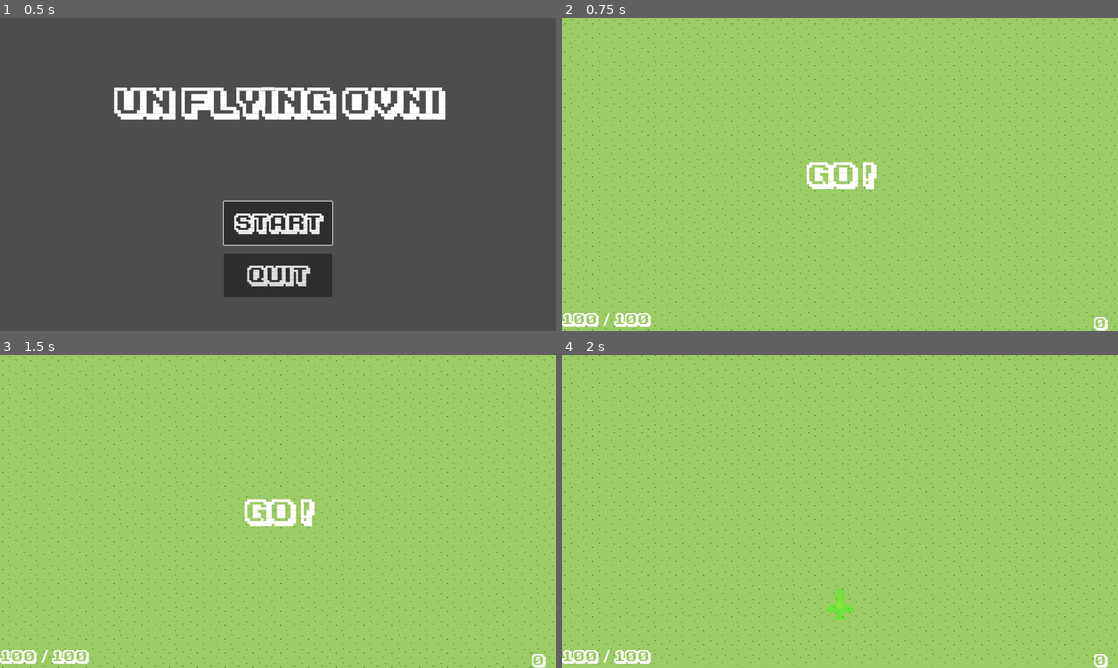
Above: before the commit, frames 1-4 (two rows, left to right).
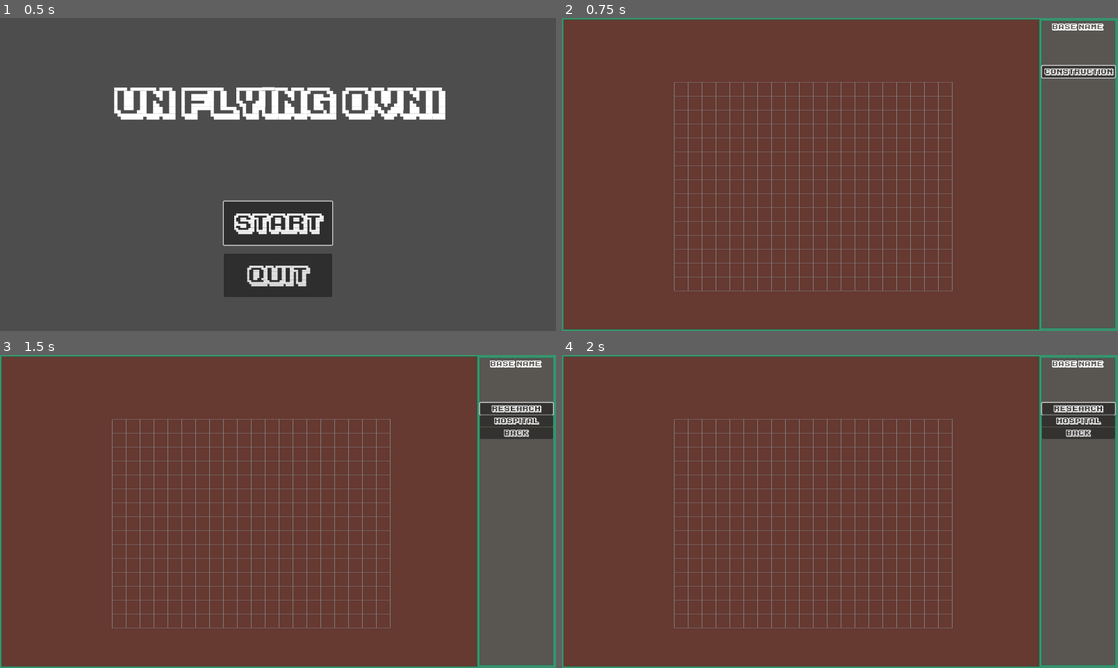
Above: after the commit, the same moments.

Repository: mmyumu/OVNI-godot
Game: Godot game, scene res://menu.tscn
Two runs of this game, one before a commit and one after it. Both use one fixed random seed, a clock stepped at 60 frames per second and the inputs below.
Inputs (mouse positions are in pixels of both pictures, inside the frame that each line leads up to):
- Up to frame 1 (0.5 s): no input
- Up to frame 2 (0.75 s): click "Start" at 0.5 s
- Up to frame 3 (1.5 s): click (517, 408) at 1.25 s, where only the run after the commit has a clickable "Construction"
- Up to frame 4 (2 s): no input

Frame 1 is identical in both runs. In frame 2, 100% of the frame differs, in the area x 0-100%, y 0-100%; in frame 3, 100%; in frame 4, 100%.

Commit message:
Collision with walls on base layout

Diff:
--- a/base/base.gd
+++ /dev/null
@@ -1,114 +0,0 @@
-@tool
-extends Node2D
-
-@export var width: int = 1088:
-	set(value):
-		width = value
-		queue_redraw()
-
-@export var height: int = 704:
-	set(value):
-		height = value
-		queue_redraw()
-
-@export var grid_step: int = 32:
-	set(value):
-		grid_step = value
-		queue_redraw()
-
-@export var color: Color = Color.WEB_GRAY:
-	set(value):
-		color = value
-		queue_redraw()
-
-@export var thickness: float = 1.0:
-	set(value):
-		thickness = value
-		queue_redraw()
-
-@export var placing_input_timeout: float = 0.1
-
-var base_layout
-var deadzone: float = 0.5
-var is_placing: bool = false
-var can_use_placing_input: bool = true
-var construction: Construction
-
-signal placing_over()
-
-
-func _ready():
-	base_layout = create_map(20, 15)
-	$PlacingInputTimer.wait_time = placing_input_timeout
-
-func _draw():
-	draw_grid()
-
-func _process(delta):
-	if is_placing and can_use_placing_input:
-		_placing_input()
-
-func _placing_input():
-	var v_x = Input.get_axis("move_left", "move_right")
-	var v_y = Input.get_axis("move_up", "move_down")
-
-	if abs(v_x) or abs(v_y) > deadzone:
-		if abs(v_x) > abs(v_y):
-			if v_x > 0:
-				construction.move_right(width, height, grid_step)
-				lock_placing_input()
-			elif v_x < 0:
-				construction.move_left(width, height, grid_step)
-				lock_placing_input()
-		elif abs(v_y) > abs(v_x):
-			if v_y > 0:
-				construction.move_down(width, height, grid_step)
-				lock_placing_input()
-			elif v_y < 0:
-				construction.move_up(width, height, grid_step)
-				lock_placing_input()
-
-func _input(event):
-	if is_placing:
-		if event.is_action_pressed("validate_placing"):
-			construction.validate_placing(grid_step)
-		elif event.is_action_pressed("cancel_placing"):
-			construction.cancel_placing()
-			is_placing = false
-			placing_over.emit()
-
-func draw_grid():
-	draw_horizontal_lines()
-	draw_vertical_lines()
-
-func draw_horizontal_lines():
-#	pass
-	for y in range(0, height + 1, grid_step):
-		draw_line(Vector2(0, y), Vector2(width, y), color, thickness)
-
-func draw_vertical_lines():
-#	pass
-	for x in range(0, width + 1, grid_step):
-		draw_line(Vector2(x, 0), Vector2(x, height), color, thickness)
-
-func set_placing(construction_to_place: Construction):
-	construction = construction_to_place
-	is_placing = true
-	add_child(construction_to_place)
-
-func lock_placing_input():
-	can_use_placing_input = false
-	$PlacingInputTimer.start()
-
-func _on_input_timer_timeout():
-	can_use_placing_input = true
-
-func create_map(w, h):
-	var map = []
-
-	for x in range(w):
-		var col = []
-		col.resize(h)
-		map.append(col)
-
-	return map
--- a/base/base.tscn
+++ /dev/null
@@ -1,11 +0,0 @@
-[gd_scene load_steps=2 format=3 uid="uid://c3dwtc8rg6rw7"]
-
-[ext_resource type="Script" path="res://base/base.gd" id="1_sx10j"]
-
-[node name="Base" type="Node2D"]
-script = ExtResource("1_sx10j")
-
-[node name="PlacingInputTimer" type="Timer" parent="."]
-wait_time = 0.1
-
-[connection signal="timeout" from="PlacingInputTimer" to="." method="_on_input_timer_timeout"]
--- /dev/null
+++ b/base/base_grid.gd
@@ -0,0 +1,51 @@
+@tool
+extends Node2D
+
+@export var width: int = 20:
+	set(value):
+		width = value
+		queue_redraw()
+
+@export var height: int = 15:
+	set(value):
+		height = value
+		queue_redraw()
+
+@export var grid_step: int = 32:
+	set(value):
+		grid_step = value
+		queue_redraw()
+
+@export var color: Color = Color.WEB_GRAY:
+	set(value):
+		color = value
+		queue_redraw()
+
+@export var thickness: float = 1.0:
+	set(value):
+		thickness = value
+		queue_redraw()
+
+func _draw():
+	draw_grid()
+
+func draw_grid():
+	draw_horizontal_lines()
+	draw_vertical_lines()
+
+func draw_horizontal_lines():
+	for y in range(height + 1):
+		draw_line(Vector2(0, y * grid_step), Vector2(get_width(), y * grid_step), color, thickness)
+
+func draw_vertical_lines():
+	for x in range(width + 1):
+		draw_line(Vector2(x * grid_step, 0), Vector2(x * grid_step, get_height()), color, thickness)
+
+func get_width():
+	return width * grid_step
+
+func get_height():
+	return height * grid_step
+
+func set_placing(construction_to_place: Construction):
+	add_child(construction_to_place)
--- /dev/null
+++ b/base/base_grid.tscn
@@ -0,0 +1,6 @@
+[gd_scene load_steps=2 format=3 uid="uid://bkkdwm35hv0vv"]
+
+[ext_resource type="Script" path="res://base/base_grid.gd" id="1_tm5sp"]
+
+[node name="BaseGrid" type="Node2D"]
+script = ExtResource("1_tm5sp")
--- /dev/null
+++ b/base/base_layout.gd
@@ -0,0 +1,126 @@
+@tool
+extends Sprite2D
+
+@export var placing_input_timeout: float = 0.1
+
+var base_layout
+var deadzone: float = 0.5
+var is_placing: bool = false
+var can_use_placing_input: bool = true
+var construction: Construction
+var width
+var height
+var grid_step
+var wall_size
+
+signal placing_over()
+
+
+func _ready():
+	width = $BaseGrid.width
+	height = $BaseGrid.height
+	grid_step = $BaseGrid.grid_step
+	wall_size = grid_step
+
+	base_layout = create_map(20, 15)
+	create_walls()
+	$PlacingInputTimer.wait_time = placing_input_timeout
+
+	$Walls.position.x = (texture.get_width() - $BaseGrid.get_width()) / 2 - position.x
+	$Walls.position.y = (texture.get_height() - $BaseGrid.get_height()) / 2 - position.y
+
+	$BaseGrid.position.x = (texture.get_width() - $BaseGrid.get_width()) / 2 - position.x + wall_size
+	$BaseGrid.position.y = (texture.get_height() - $BaseGrid.get_height()) / 2 - position.y + wall_size
+
+func _process(delta):
+	if is_placing and can_use_placing_input:
+		_placing_input()
+
+func _input(event):
+	if is_placing:
+		if event.is_action_pressed("validate_placing"):
+			construction.validate_placing()
+		elif event.is_action_pressed("cancel_placing"):
+			construction.cancel_placing()
+			is_placing = false
+			placing_over.emit()
+
+func _placing_input():
+	var v_x = Input.get_axis("move_left", "move_right")
+	var v_y = Input.get_axis("move_up", "move_down")
+
+	if abs(v_x) or abs(v_y) > deadzone:
+		if abs(v_x) > abs(v_y):
+			if v_x > 0:
+				construction.move_right(grid_step)
+				lock_placing_input()
+			elif v_x < 0:
+				construction.move_left(grid_step)
+				lock_placing_input()
+		elif abs(v_y) > abs(v_x):
+			if v_y > 0:
+				construction.move_down(grid_step)
+				lock_placing_input()
+			elif v_y < 0:
+				construction.move_up(grid_step)
+				lock_placing_input()
+
+func create_map(w, h):
+	var map = []
+
+	for x in range(w):
+		var col = []
+		col.resize(h)
+		map.append(col)
+
+	return map
+
+func create_walls():
+	create_east_wall()
+	create_west_wall()
+	create_north_wall()
+	create_south_wall()
+
+func create_east_wall():
+	var size_y = height * grid_step
+	$Walls/EastWallCollisionShape2D.set_shape(create_wall(wall_size, size_y))
+	$Walls/EastWallCollisionShape2D.position.x = wall_size + width * grid_step + wall_size/2 + 1
+	$Walls/EastWallCollisionShape2D.position.y = wall_size + height * grid_step / 2
+
+func create_west_wall():
+	var size_y = height * grid_step
+	$Walls/WestWallCollisionShape2D.set_shape(create_wall(wall_size, size_y))
+	$Walls/WestWallCollisionShape2D.position.x = wall_size + -wall_size/2 - 1
+	$Walls/WestWallCollisionShape2D.position.y = wall_size + height * grid_step / 2
+
+func create_north_wall():
+	var size_x = width * grid_step
+	$Walls/NorthWallCollisionShape2D.set_shape(create_wall(size_x, wall_size))
+	$Walls/NorthWallCollisionShape2D.position.x = wall_size + width * grid_step / 2
+	$Walls/NorthWallCollisionShape2D.position.y = wall_size + -wall_size/2 - 1
+
+func create_south_wall():
+	var size_x = width * grid_step
+	$Walls/SouthWallCollisionShape2D.set_shape(create_wall(size_x, wall_size))
+	$Walls/SouthWallCollisionShape2D.position.x = wall_size + width * grid_step / 2
+	$Walls/SouthWallCollisionShape2D.position.y = wall_size + height * grid_step + wall_size/2 + 1
+
+func create_wall(size_x, size_y):
+	var wall = RectangleShape2D.new()
+	wall.size.x = size_x
+	wall.size.y = size_y
+	return wall
+
+func set_placing(construction_to_place: Construction):
+	if construction and is_instance_valid(construction):
+		construction.cancel_placing()
+	$BaseGrid.set_placing(construction_to_place)
+	construction = construction_to_place
+	is_placing = true
+
+func lock_placing_input():
+	can_use_placing_input = false
+	$PlacingInputTimer.start()
+
+func _on_placing_input_timer_timeout():
+	can_use_placing_input = true
--- /dev/null
+++ b/base/base_layout.tscn
@@ -0,0 +1,82 @@
+[gd_scene load_steps=12 format=3 uid="uid://bmso1vmitbyk8"]
+
+[ext_resource type="Texture2D" uid="uid://bk5lsgsplm1hx" path="res://art/base_background.png" id="1_iu70q"]
+[ext_resource type="Script" path="res://base/base_layout.gd" id="1_rtkc2"]
+[ext_resource type="PackedScene" uid="uid://bkkdwm35hv0vv" path="res://base/base_grid.tscn" id="2_ccvif"]
+
+[sub_resource type="RectangleShape2D" id="RectangleShape2D_cutc8"]
+size = Vector2(32, 480)
+
+[sub_resource type="RectangleShape2D" id="RectangleShape2D_mbb1j"]
+size = Vector2(32, 480)
+
+[sub_resource type="RectangleShape2D" id="RectangleShape2D_trc8l"]
+size = Vector2(640, 32)
+
+[sub_resource type="RectangleShape2D" id="RectangleShape2D_myasj"]
+size = Vector2(640, 32)
+
+[sub_resource type="RectangleShape2D" id="RectangleShape2D_2am33"]
+size = Vector2(32, 480)
+
+[sub_resource type="RectangleShape2D" id="RectangleShape2D_xv26n"]
+size = Vector2(32, 480)
+
+[sub_resource type="RectangleShape2D" id="RectangleShape2D_qtq00"]
+size = Vector2(640, 32)
+
+[sub_resource type="RectangleShape2D" id="RectangleShape2D_gat7o"]
+size = Vector2(640, 32)
+
+[node name="BaseLayout" type="Sprite2D"]
+position = Vector2(547, 356)
+texture = ExtResource("1_iu70q")
+script = ExtResource("1_rtkc2")
+
+[node name="PlacingInputTimer" type="Timer" parent="."]
+wait_time = 0.1
+
+[node name="BaseGrid" parent="." instance=ExtResource("2_ccvif")]
+position = Vector2(-288, -208)
+
+[node name="WallsOld" type="Area2D" parent="."]
+visible = false
+position = Vector2(-320, -240)
+
+[node name="EastWallCollisionShape2D" type="CollisionShape2D" parent="WallsOld"]
+position = Vector2(689, 272)
+shape = SubResource("RectangleShape2D_cutc8")
+
+[node name="WestWallCollisionShape2D" type="CollisionShape2D" parent="WallsOld"]
+position = Vector2(15, 272)
+shape = SubResource("RectangleShape2D_mbb1j")
+
+[node name="NorthWallCollisionShape2D" type="CollisionShape2D" parent="WallsOld"]
+position = Vector2(352, 15)
+shape = SubResource("RectangleShape2D_trc8l")
+
+[node name="SouthWallCollisionShape2D" type="CollisionShape2D" parent="WallsOld"]
+position = Vector2(352, 529)
+shape = SubResource("RectangleShape2D_myasj")
+
+[node name="Walls" type="StaticBody2D" parent="."]
+position = Vector2(-320, -240)
+
+[node name="EastWallCollisionShape2D" type="CollisionShape2D" parent="Walls"]
+position = Vector2(689, 272)
+shape = SubResource("RectangleShape2D_2am33")
+
+[node name="WestWallCollisionShape2D" type="CollisionShape2D" parent="Walls"]
+position = Vector2(15, 272)
+shape = SubResource("RectangleShape2D_xv26n")
+
+[node name="NorthWallCollisionShape2D" type="CollisionShape2D" parent="Walls"]
+position = Vector2(352, 15)
+shape = SubResource("RectangleShape2D_qtq00")
+
+[node name="SouthWallCollisionShape2D" type="CollisionShape2D" parent="Walls"]
+position = Vector2(352, 529)
+shape = SubResource("RectangleShape2D_gat7o")
+
+[connection signal="timeout" from="PlacingInputTimer" to="." method="_on_placing_input_timer_timeout"]
+[connection signal="area_shape_entered" from="WallsOld" to="." method="_on_walls_area_shape_entered"]
--- a/base/base_menu.gd
+++ b/base/base_menu.gd
@@ -1,6 +1,7 @@
 extends Node2D
 
 var research_facility_scene: PackedScene = preload("res://base/constructions/research_facility.tscn")
+var hospital_scene: PackedScene = preload("res://base/constructions/hospital.tscn")
 
 var last_focus_control
 
@@ -32,3 +33,7 @@
 func _on_research_facility_pressed():
 	last_focus_control.release_focus()
 	construction_selected.emit(research_facility_scene)
+
+func _on_hospital_pressed():
+	last_focus_control.release_focus()
+	construction_selected.emit(hospital_scene)
--- a/base/base_menu.tscn
+++ b/base/base_menu.tscn
@@ -19,18 +19,27 @@
 [node name="ResearchFacility" type="Button" parent="ConstructionMenu"]
 offset_right = 168.0
 offset_bottom = 27.0
-focus_neighbor_bottom = NodePath("../Back")
+focus_neighbor_bottom = NodePath("../Hospital")
 theme_override_fonts/font = ExtResource("1_whntg")
 text = "Research"
 
-[node name="Back" type="Button" parent="ConstructionMenu"]
+[node name="Hospital" type="Button" parent="ConstructionMenu"]
 offset_top = 28.0
 offset_right = 168.0
 offset_bottom = 55.0
-focus_neighbor_top = NodePath("../ResearchFacility")
+focus_neighbor_bottom = NodePath("../Back")
+theme_override_fonts/font = ExtResource("1_whntg")
+text = "Hospital"
+
+[node name="Back" type="Button" parent="ConstructionMenu"]
+offset_top = 56.0
+offset_right = 168.0
+offset_bottom = 83.0
+focus_neighbor_top = NodePath("../Hospital")
 theme_override_fonts/font = ExtResource("1_whntg")
 text = "Back"
 
 [connection signal="pressed" from="RootMenu/Construction" to="." method="_on_construction_pressed"]
 [connection signal="pressed" from="ConstructionMenu/ResearchFacility" to="." method="_on_research_facility_pressed"]
+[connection signal="pressed" from="ConstructionMenu/Hospital" to="." method="_on_hospital_pressed"]
 [connection signal="pressed" from="ConstructionMenu/Back" to="." method="_on_back_pressed"]
--- a/base/constructions/construction.gd
+++ b/base/constructions/construction.gd
@@ -1,5 +1,5 @@
 @tool
-class_name Construction extends Polygon2D
+class_name Construction extends CharacterBody2D
 
 @export var outline: Color = Color("a75236"):
 	set(value):
@@ -11,78 +11,52 @@
 		width = value
 		queue_redraw()
 
+@export var color: Color = Color.CADET_BLUE:
+	set(value):
+		color = value
+		queue_redraw()
 
-var layout = [[0, 1, 0],
-			  [1, 1, 1],
-			  [0, 1, 0]]
-
-var layout_polygon = Polygon2D.new()
-
-#func _ready():
-#	var cell_size = 10
-##	var polygons = []
-#
-#	var packed_poly
-#	for row in range(len(layout)):
-#		for col in range(len(layout[row])):
-#			if layout[row][col] == 1:
-#				print("Add cell %s,%s" % [row, col])
-##				var new_packed_poly = Polygon2D.new()
-#				var new_packed_poly = PackedVector2Array([
-#					Vector2(row * cell_size - cell_size / 2, col * cell_size - cell_size / 2),
-#					Vector2(row * cell_size - cell_size / 2, col * cell_size + cell_size / 2),
-#					Vector2(row * cell_size + cell_size / 2, col * cell_size + cell_size / 2),
-#					Vector2(row * cell_size + cell_size / 2, col * cell_size - cell_size / 2),
-#				])
-#
-#				if !packed_poly:
-#					packed_poly = new_packed_poly
-#				else:
-#					packed_poly = Geometry2D.merge_polygons(packed_poly, new_packed_poly)
-#
-#				var zepoly = Polygon2D.new()
-#				zepoly.set_polygon(packed_poly)
-#				add_child(zepoly)
-##				polygons.append(poly)
-#	set_polygon(packed_poly)
-#	print("ready set poly")
-##	add_child(layout_polygon)
-#
-#
-##				add_child(poly)
-##	poly.set_polygon(PackedVector2Array([Vector2(40, 40),
-##								  Vector2(40, 50),
-##								  Vector2(50, 50),
-##								  Vector2(50, 40)
-##								]))
+func _ready():
+	pass
 
 func _draw():
-	var poly = get_polygon()
+	var poly = $CollisionPolygon2D.get_polygon()
 	for i in range(1 , poly.size()):
-		print("draw line %s" % i)
 		draw_line(poly[i-1] , poly[i], outline , width)
 	draw_line(poly[poly.size() - 1] , poly[0], outline , width)
+	draw_polygon(poly, PackedColorArray([color]))
 
 func set_placing_mode():
 	# Blink/low opacity?
 	print("placing mode enabled")
 
-func move_right(width: int, height: int, grid_step: int):
-	position.x += grid_step
+func move_right(grid_step: int):
+	var collision = move_and_collide(Vector2.RIGHT * grid_step, true)
+	if !collision:
+		position.x += grid_step
 
-func move_left(width: int, height: int, grid_step: int):
-	position.x -= grid_step
+func move_left(grid_step: int):
+	var collision = move_and_collide(Vector2.LEFT * grid_step, true)
+	if !collision:
+		position.x -= grid_step
 
-func move_up(width: int, height: int, grid_step: int):
-	position.y -= grid_step
+func move_up(grid_step: int):
+	var collision = move_and_collide(Vector2.UP * grid_step, true)
+	if !collision:
+		position.y -= grid_step
 
-func move_down(width: int, height: int, grid_step: int):
-	position.y += grid_step
+func move_down(grid_step: int):
+	var collision = move_and_collide(Vector2.DOWN * grid_step, true)
+	if !collision:
+		position.y += grid_step
 
-func validate_placing(grid_step: int):
+func validate_placing():
 	# Stop blinking/strong opacity?
 	# Play construction sound
 	print("validate placing")
 
 func cancel_placing():
 	queue_free()
+
+func _on_area_shape_entered(area_rid, area, area_shape_index, local_shape_index):
+	print("collision")
--- /dev/null
+++ b/base/constructions/construction.tscn
@@ -0,0 +1,9 @@
+[gd_scene load_steps=2 format=3 uid="uid://c4c0sjdu705b5"]
+
+[ext_resource type="Script" path="res://base/constructions/construction.gd" id="1_7434b"]
+
+[node name="Construction" type="CharacterBody2D"]
+script = ExtResource("1_7434b")
+
+[node name="CollisionPolygon2D" type="CollisionPolygon2D" parent="."]
+polygon = PackedVector2Array(0, 0, 96, 0, 96, 96, 0, 96)
--- /dev/null
+++ b/base/constructions/hospital.tscn
@@ -0,0 +1,9 @@
+[gd_scene load_steps=2 format=3 uid="uid://bf14bgl3b1i4m"]
+
+[ext_resource type="PackedScene" uid="uid://c4c0sjdu705b5" path="res://base/constructions/construction.tscn" id="1_5c3q5"]
+
+[node name="Hospital" instance=ExtResource("1_5c3q5")]
+color = Color(0.901961, 0.188235, 0.2, 1)
+
+[node name="CollisionPolygon2D" parent="." index="0"]
+polygon = PackedVector2Array(32, 32, 32.3169, 0, 64.1862, 0, 64, 32, 96, 32, 96, 64, 64, 64, 64, 96, 32, 96, 32, 64, 0, 64, 0, 32)
--- a/base/constructions/research_facility.bak2.gd
+++ /dev/null
@@ -1,2 +0,0 @@
-@tool
-extends Construction
--- a/base/constructions/research_facility.bak2.tscn
+++ /dev/null
@@ -1,7 +0,0 @@
-[gd_scene load_steps=2 format=3 uid="uid://dmfrpwgnos4na"]
-
-[ext_resource type="Script" path="res://base/constructions/research_facility.bak2.gd" id="1_rhlc8"]
-
-[node name="ResearchFacility" type="Polygon2D"]
-polygon = PackedVector2Array(0, 0)
-script = ExtResource("1_rhlc8")
--- a/base/constructions/research_facility.gd
+++ /dev/null
@@ -1,2 +0,0 @@
-@tool
-class_name ResearchFacility extends Construction
--- a/base/constructions/research_facility.tscn
+++ b/base/constructions/research_facility.tscn
@@ -1,9 +1,6 @@
-[gd_scene load_steps=2 format=3 uid="uid://5rud03wcahv0"]
+[gd_scene load_steps=2 format=3 uid="uid://dc5n08f2igol6"]
 
-[ext_resource type="Script" path="res://base/constructions/research_facility.gd" id="1_gsqu1"]
+[ext_resource type="PackedScene" uid="uid://c4c0sjdu705b5" path="res://base/constructions/construction.tscn" id="1_ouvbc"]
 
-[node name="ResearchFacility" type="Polygon2D"]
-position = Vector2(64, 64)
-color = Color(0, 0.716667, 1, 0.392157)
-polygon = PackedVector2Array(-64, -64, 64, -64, 64, 64, -64, 64)
-script = ExtResource("1_gsqu1")
+[node name="ResearchFacility" instance=ExtResource("1_ouvbc")]
+color = Color(0.313726, 0.65098, 0.447059, 1)
--- a/base/main.gd
+++ b/base/main.gd
@@ -1,10 +1,11 @@
+@tool
 extends Node
 
 func _on_base_menu_construction_selected(construction_scene):
 	var construction = construction_scene.instantiate()
 	construction.set_placing_mode()
-	$Base.set_placing(construction)
+	$BaseLayout.set_placing(construction)
 
 
-func _on_base_placing_over():
+func _on_base_layout_placing_over():
 	$BaseMenu.set_last_focus()
--- a/base/main.tscn
+++ b/base/main.tscn
@@ -2,20 +2,14 @@
 
 [ext_resource type="Script" path="res://base/main.gd" id="1_a23l8"]
 [ext_resource type="PackedScene" uid="uid://ch7s01w5lmnap" path="res://base/background.tscn" id="1_fhmdp"]
-[ext_resource type="PackedScene" uid="uid://c3dwtc8rg6rw7" path="res://base/base.tscn" id="3_vl7ke"]
 [ext_resource type="FontFile" uid="uid://cu1gycbn7rgh1" path="res://fonts/ka1.ttf" id="4_yc5lt"]
+[ext_resource type="PackedScene" uid="uid://bmso1vmitbyk8" path="res://base/base_layout.tscn" id="5_0x8xb"]
 [ext_resource type="PackedScene" uid="uid://blpyi1fsj88sf" path="res://base/base_menu.tscn" id="5_20fy7"]
 
 [node name="Main" type="Node"]
 script = ExtResource("1_a23l8")
 
 [node name="Background" parent="." instance=ExtResource("1_fhmdp")]
-
-[node name="Base" parent="." instance=ExtResource("3_vl7ke")]
-position = Vector2(5, 5)
-width = null
-height = null
-placing_input_timeout = 0.05
 
 [node name="BaseNameLabel" type="Label" parent="."]
 offset_left = 1128.0
@@ -28,5 +22,8 @@
 [node name="BaseMenu" parent="." instance=ExtResource("5_20fy7")]
 position = Vector2(1105, 110)
 
-[connection signal="placing_over" from="Base" to="." method="_on_base_placing_over"]
+[node name="BaseLayout" parent="." instance=ExtResource("5_0x8xb")]
+position = Vector2(551, 360)
+
 [connection signal="construction_selected" from="BaseMenu" to="." method="_on_base_menu_construction_selected"]
+[connection signal="placing_over" from="BaseLayout" to="." method="_on_base_layout_placing_over"]
--- a/menu.gd
+++ b/menu.gd
@@ -8,7 +8,7 @@
 	pass
 
 func _on_start_button_pressed():
-	get_tree().change_scene_to_file("res://shootemup/main.tscn")
+	get_tree().change_scene_to_file("res://base/main.tscn")
 
 func _on_quit_button_pressed():
 	get_tree().quit()
Binary file added: art/base_background.png
Not shown, added: art/base_background.png.import
Not shown: 1 places in menu.tscn that only renumber resources
